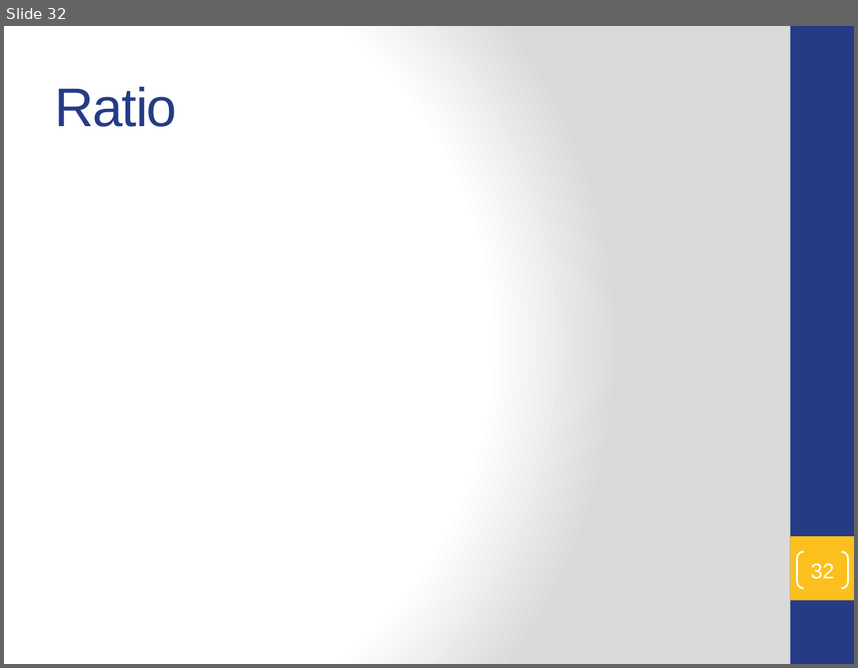
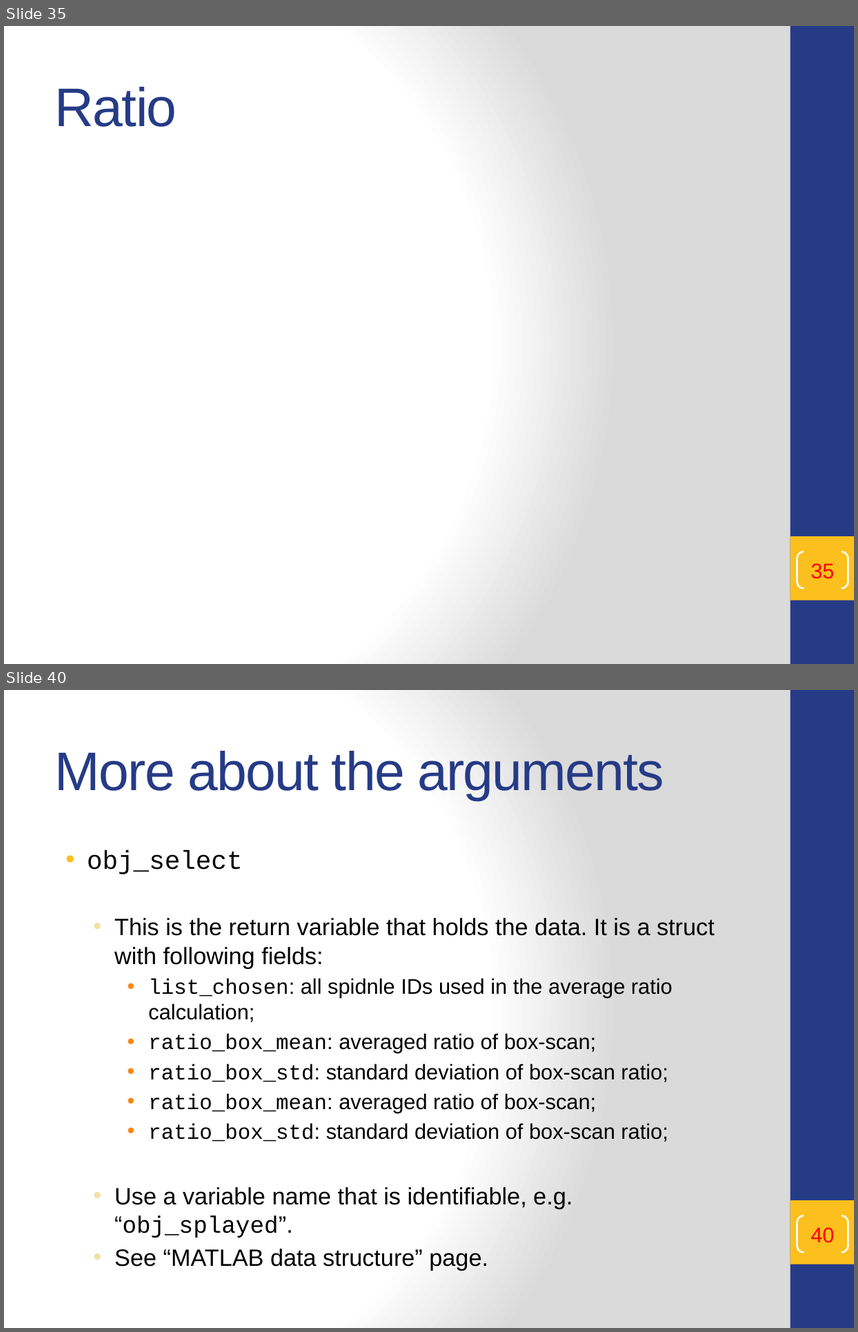
Before and after one commit to t47io/SpindleUtil, a slide deck: Scripts/SpindleQuantify/README.pptx. Shown one above the other, each under a label of ours: slide 32 before the commit, slides 35 and 40 after it; the slides between them are not shown. The pictures are 858x668 and 858x1332 pixels, drawn with LibreOffice and Linux fonts; fonts in the diff are those of the drawing; background and template pictures are left out. Boxes give left, top, right and bottom in pixels: in the first picture for what was removed or moved away, otherwise in the second. Text is boxed around its words. In the diff, an @@ line names an element or a change of style, - is before the commit and + after.

```diff
--- a/Scripts/SpindleQuantify/README.pptx
+++ b/Scripts/SpindleQuantify/README.pptx
@@ slide 40 added at (x1=4, y1=690, x2=854, y2=1328), background gradient #FFFFFF to #DADADA; not listed: 2 template elements that a slide beside it also shows @@
@@ title added at (x1=55, y1=751, x2=664, y2=800), 46 pt, text #263B86 @@
+More about the arguments
@@ text added at (x1=87, y1=850, x2=715, y2=1270), 18 pt, text #000000 @@
+• obj_select
+  • This is the return variable that holds the data. It is a struct with following fields:
+    • list_chosen: all spidnle IDs used in the average ratio calculation;
+    • ratio_box_mean: averaged ratio of box-scan;
+    • ratio_box_std: standard deviation of box-scan ratio;
+    • ratio_box_mean: averaged ratio of box-scan;
+    • ratio_box_std: standard deviation of box-scan ratio;
+  • Use a variable name that is identifiable, e.g. “obj_splayed”.
+  • See “MATLAB data structure” page.
@@ page number added at (x1=797, y1=1215, x2=848, y2=1252), outline #FFFFFF 1.5 pt, 18 pt, text #FF0000 @@
+40
@@ what was slide 32 is now slide 35 @@
@@ page number at (x1=811, y1=563, x2=834, y2=579): text changed; text colour #FFFFFF to #FF0000 @@
-32
+35
```
Also in this commit, not shown: 9 slides changed, 24 other slides added, 2 other files.
